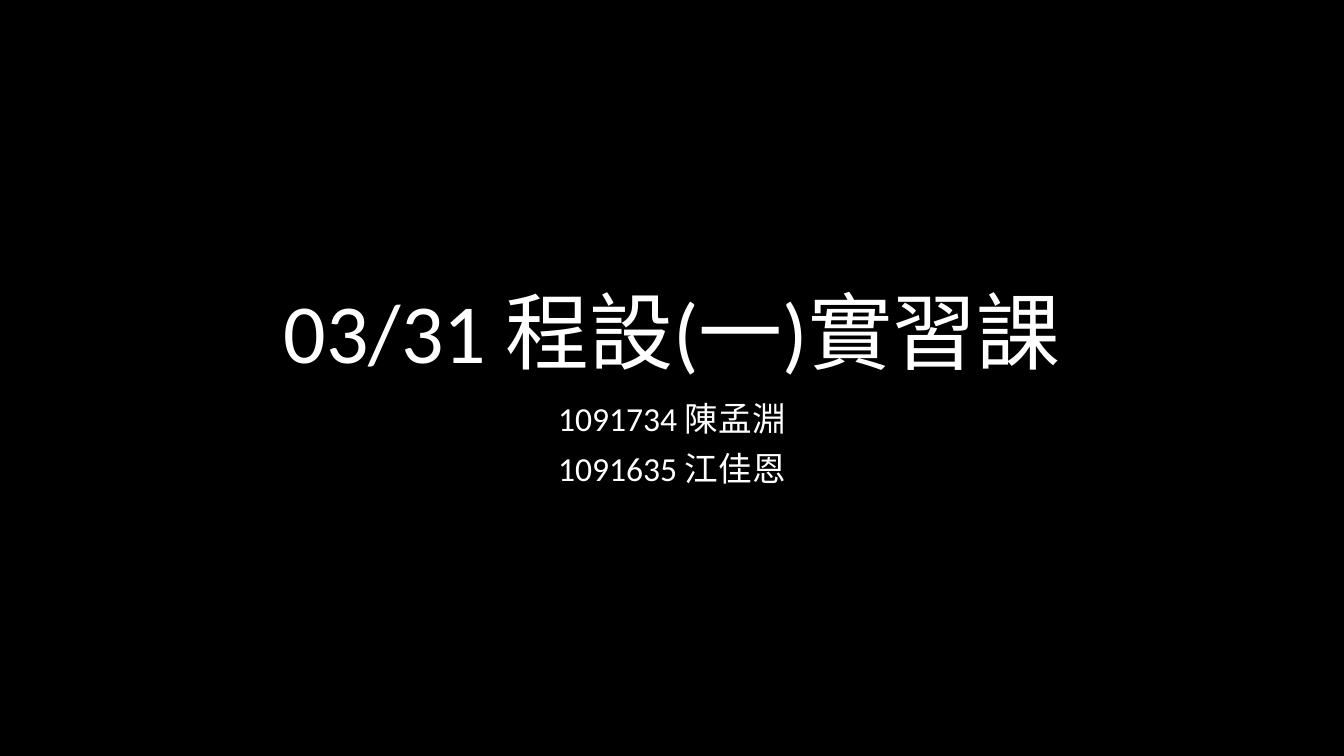
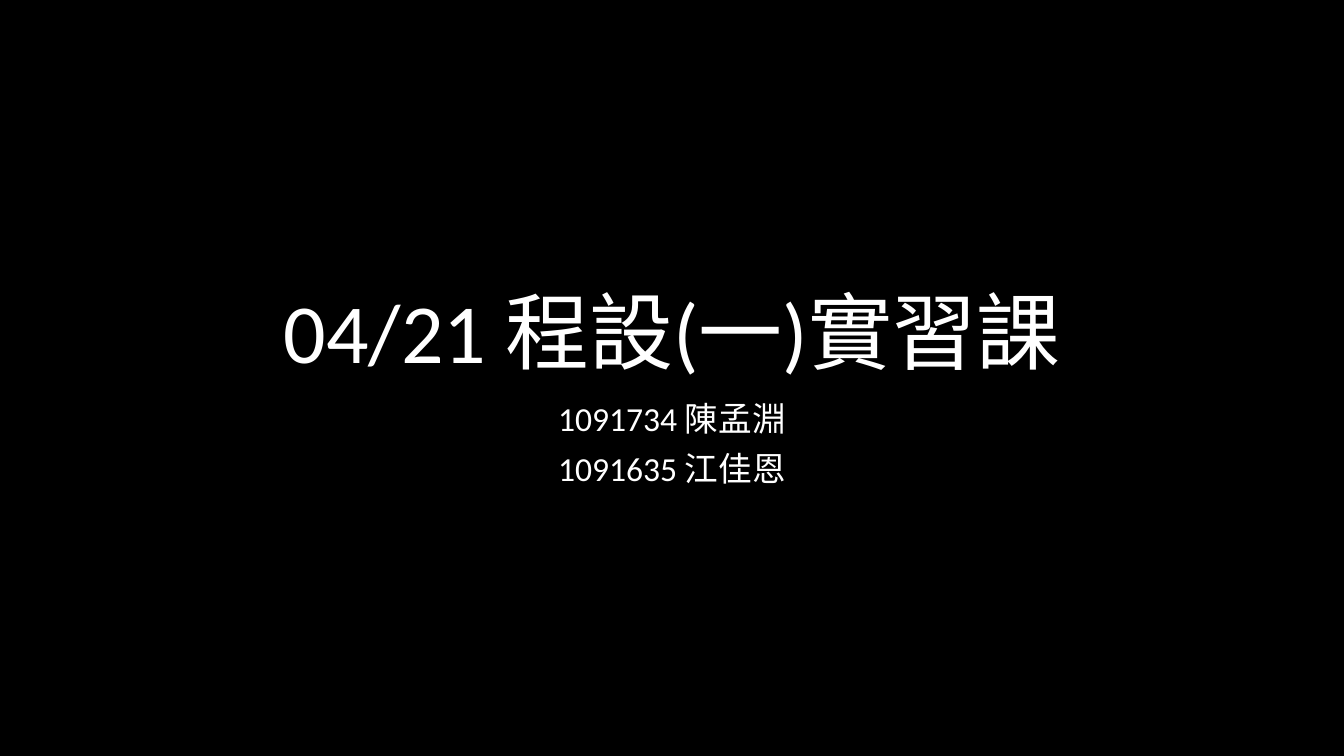
Before and after one commit to weermark/class, a slide deck: slide 1 of practical_class/class_ppt/0421程一實習.pptx. Drawn at 1344x756 pixels with LibreOffice and Linux fonts; fonts in the diff are those of the drawing. Boxes give left, top, right and bottom in pixels: in the first picture for what was removed or moved away, otherwise in the second. Text is boxed around its words. In the diff, an @@ line names an element or a change of style, - is before the commit and + after.

```diff
--- a/practical_class/class_ppt/0421程一實習.pptx
+++ b/practical_class/class_ppt/0421程一實習.pptx
@@ title at (284, 292, 1060, 375): text changed @@
-03/31 程設(一)實習課
+04/21 程設(一)實習課
```
Also in this commit, not shown: 1 other slide changed.
